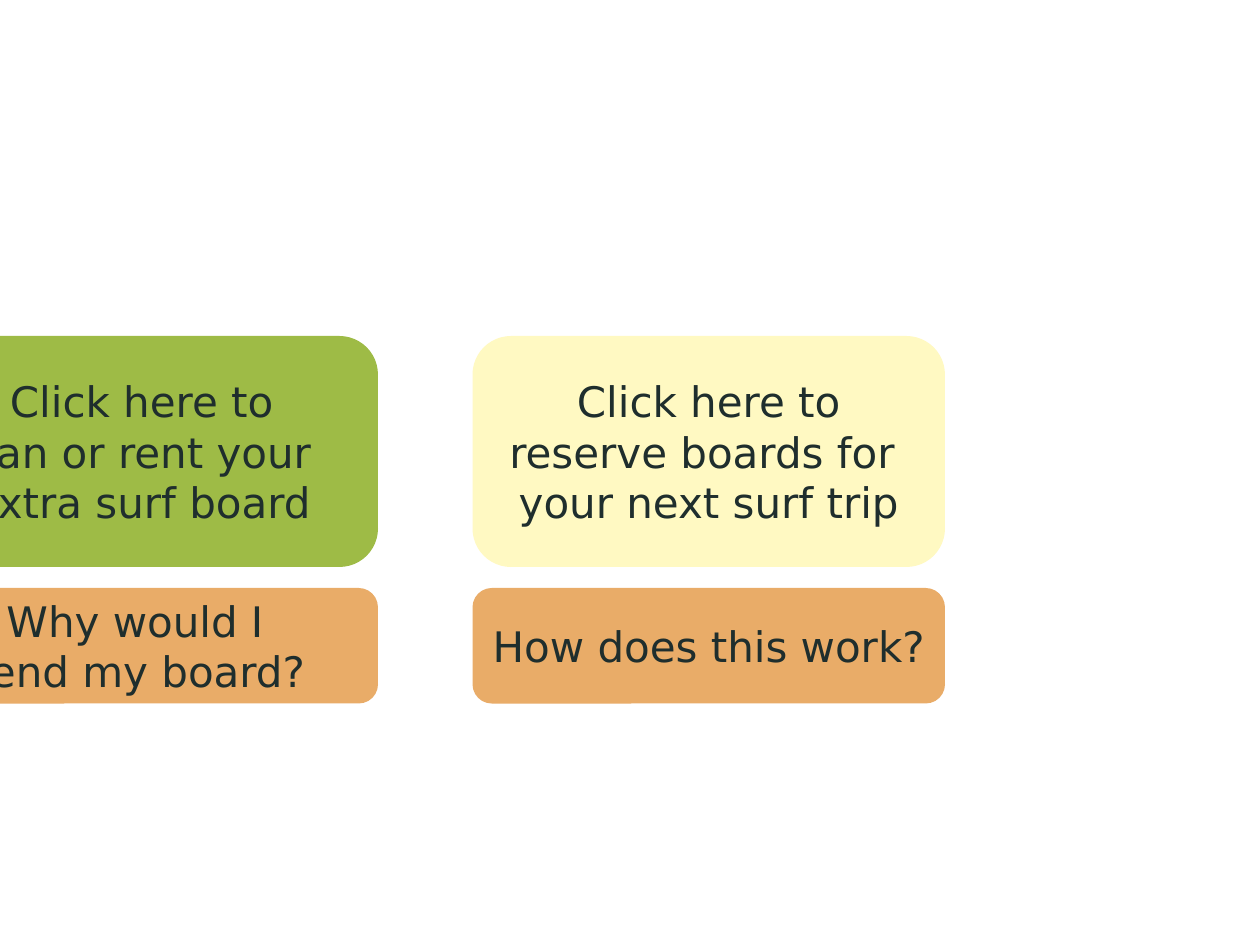
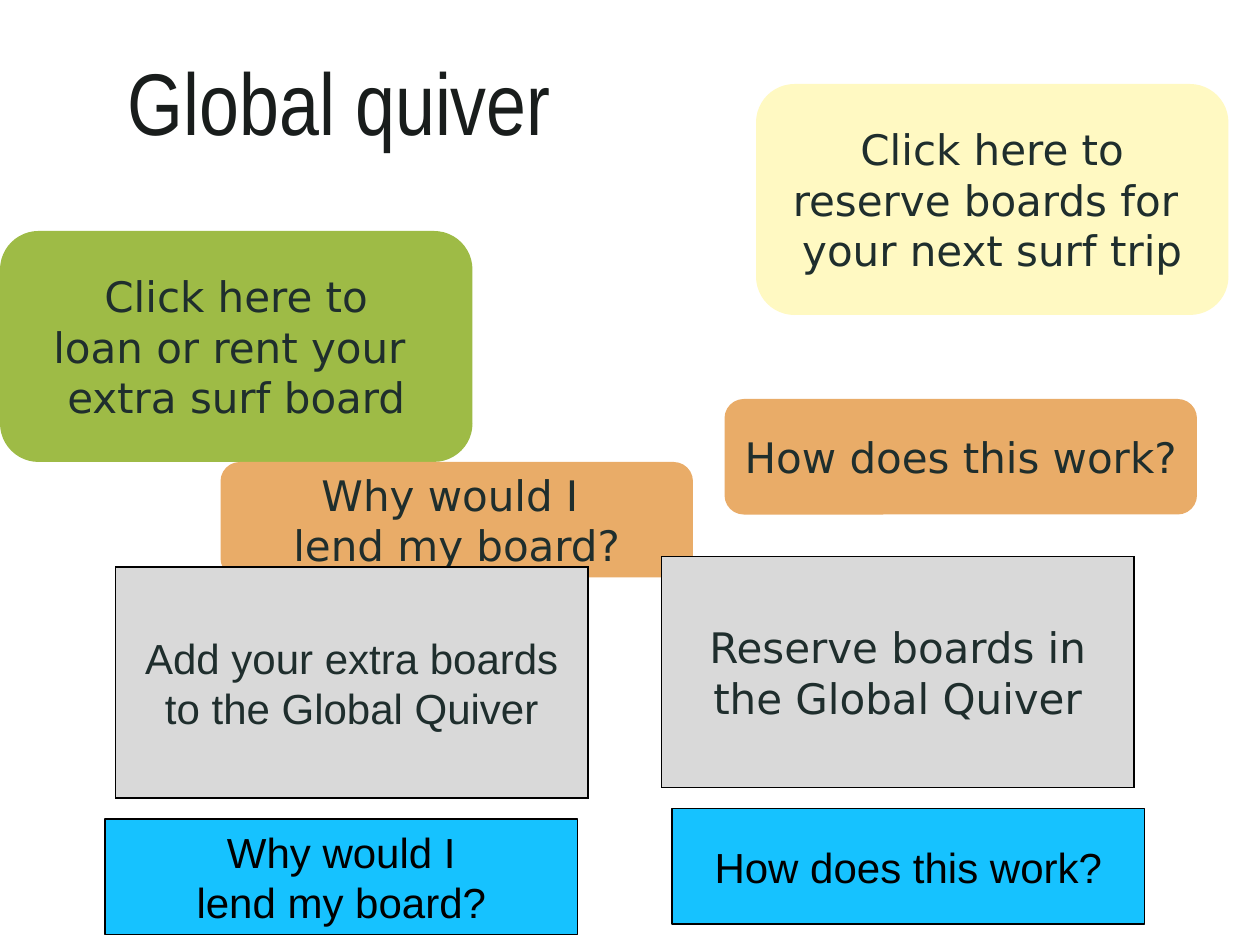
Before and after one commit to broughten/globalquiver, a slide deck: slide 1 of doc/mockups.ppt. Drawn at 1260x945 pixels with LibreOffice and Linux fonts; fonts in the diff are those of the drawing; background and template pictures are left out. Boxes give left, top, right and bottom in pixels: in the first picture for what was removed or moved away, otherwise in the second. Text is boxed around its words. In the diff, an @@ line names an element or a change of style, - is before the commit and + after.

```diff
--- a/doc/mockups.ppt
+++ b/doc/mockups.ppt
@@ text added at [128,71,550,151], 50 pt, text #191D1C @@
+Global quiver
@@ rounded rectangle "Click here to": place and size @@
-rounded rectangle "Click here to" at [472,336,945,567]
+rounded rectangle "Click here to" at [756,84,1228,315]
@@ rounded rectangle "Click here to": place and size @@
-rounded rectangle "Click here to" at [0,336,378,567]
+rounded rectangle "Click here to" at [0,231,472,461]
@@ rounded rectangle "How does this work?": place and size @@
-rounded rectangle "How does this work?" at [472,588,945,704]
+rounded rectangle "How does this work?" at [724,399,1197,515]
@@ rounded rectangle "Why would I": place and size @@
-rounded rectangle "Why would I" at [0,588,378,704]
+rounded rectangle "Why would I" at [220,462,693,578]
@@ rectangle added at [116,567,588,798], fill #D9D9D9, outline #000000 0.74 pt, 24 pt, text #1F2E2D @@
+Add your extra boards to the Global Quiver
@@ rectangle added at [662,557,1134,788], fill #D9D9D9, outline #000000 0.74 pt, 24 pt, text #1F2E2D @@
+Reserve boards in the Global Quiver
@@ rectangle added at [672,809,1144,925], fill #16C2FF, outline #000000 0.74 pt, 24 pt, text #000000 @@
+How does this work?
@@ rectangle added at [105,819,577,935], fill #16C2FF, outline #000000 0.74 pt, 24 pt, text #000000 @@
+Why would I
+lend my board?
```
Also in this commit, not shown: 12 other files.
